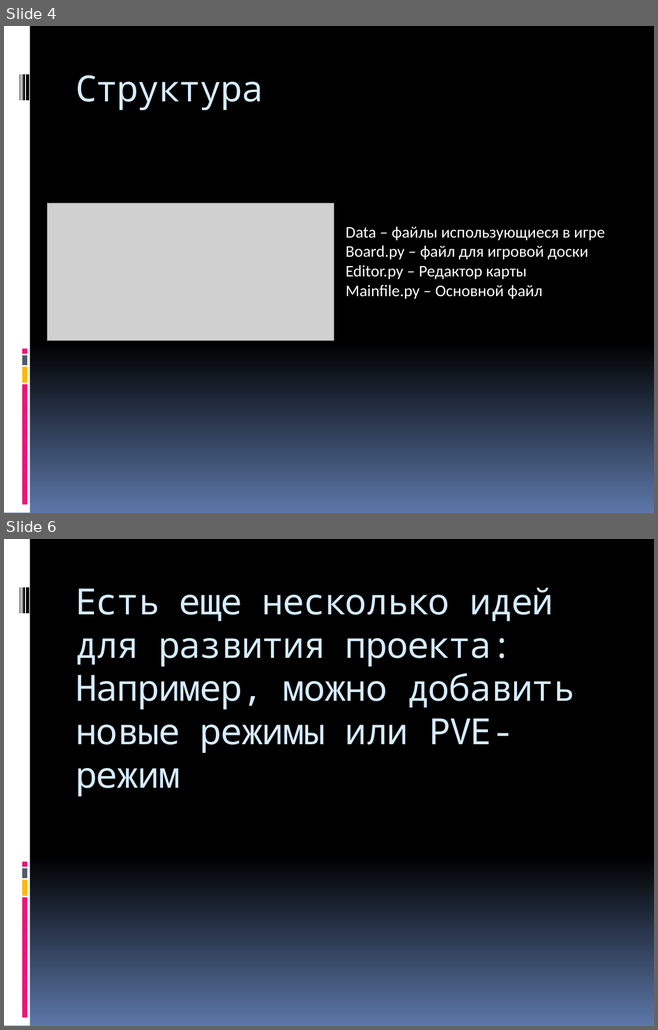
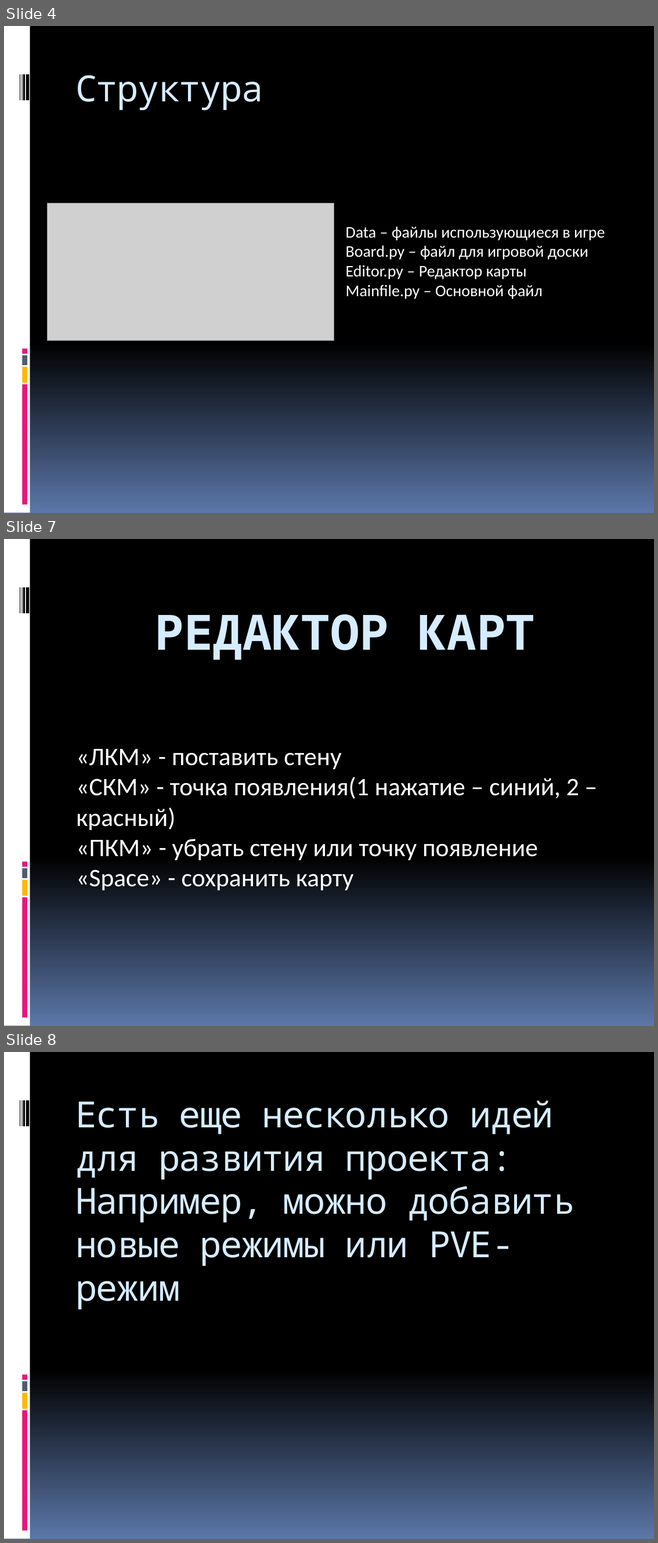
Before and after one commit to Shadowlucky/PanzerStorm, a slide deck: О проекте/PanzerStorm.pptx. Shown one above the other, each under a label of ours: slides 4 and 6 before the commit, slides 4, 7 and 8 after it; the slides between them are not shown. The pictures are 658x1030 and 658x1543 pixels, drawn with LibreOffice and Linux fonts; fonts in the diff are those of the drawing; grey boxes stand for pictures. Boxes give left, top, right and bottom in pixels: in the first picture for what was removed or moved away, otherwise in the second. Text is boxed around its words. In the diff, an @@ line names an element or a change of style, - is before the commit and + after.

```diff
--- a/О проекте/PanzerStorm.pptx
+++ b/О проекте/PanzerStorm.pptx
@@ slide 7 added at (4, 539, 654, 1026), background gradient #000000 to #5B77A8; not listed: 9 template elements that a slide beside it also shows @@
@@ title added at (155, 614, 535, 660), 54 pt, text #D6ECFF, bold @@
+РЕДАКТОР КАРТ
@@ subtitle added at (76, 749, 579, 890), 28 pt, text #FFFFFF @@
+«ЛКМ» - поставить стену
+«СКМ» - точка появления(1 нажатие – синий, 2 – красный)
+«ПКМ» - убрать стену или точку появление
+«Space» - сохранить карту
@@ what was slide 6 is now slide 8 @@
```
Also in this commit, not shown: 2 slides changed, 1 other slide added.
